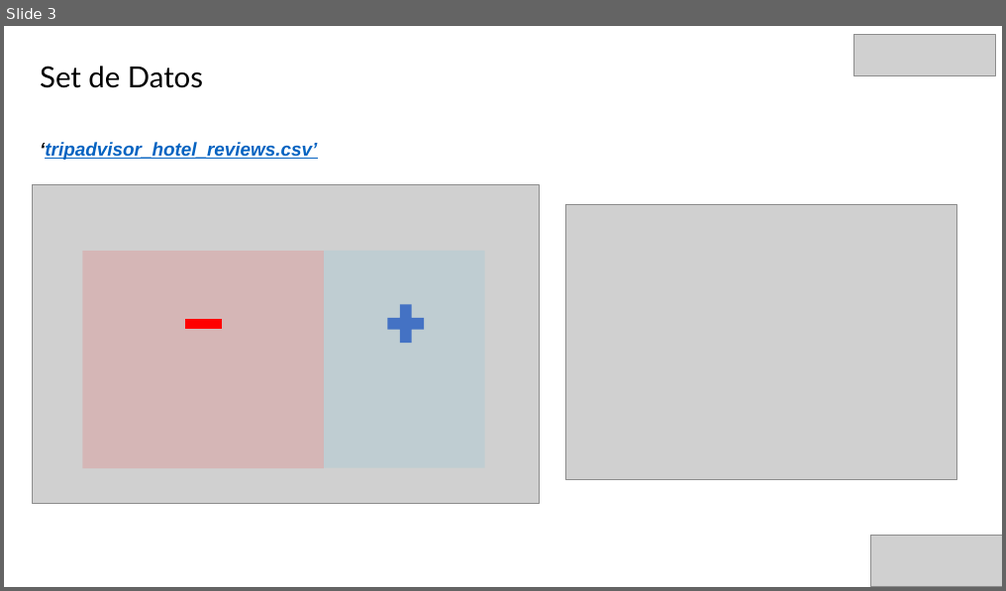
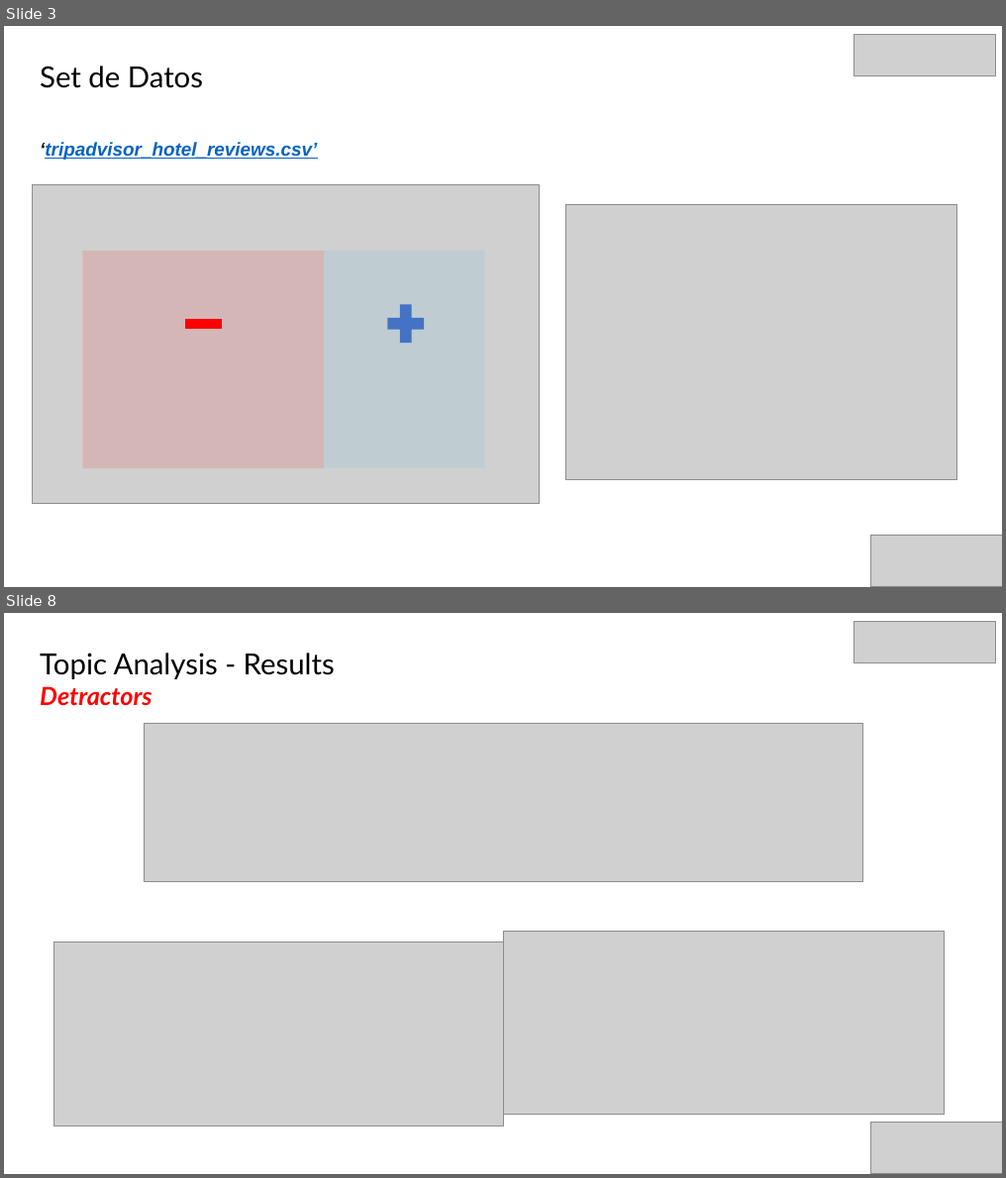
Before and after one commit to john30sg/TripAdvisorTopicModeling, a slide deck: TM_TP0G1_Zanelli_Spena_Sandoval_Biga.pptx. Shown one above the other, each under a label of ours: slide 3 before the commit, slides 3 and 8 after it; the slides between them are not shown. The pictures are 1006x591 and 1006x1178 pixels, drawn with LibreOffice and Linux fonts; fonts in the diff are those of the drawing; grey boxes stand for pictures. Boxes give left, top, right and bottom in pixels: in the first picture for what was removed or moved away, otherwise in the second. Text is boxed around its words. In the diff, an @@ line names an element or a change of style, - is before the commit and + after.

```diff
--- a/TM_TP0G1_Zanelli_Spena_Sandoval_Biga.pptx
+++ b/TM_TP0G1_Zanelli_Spena_Sandoval_Biga.pptx
@@ slide 8 added at <box>4,613,1002,1174</box>, background #FFFFFF @@
@@ picture added at <box>854,621,995,663</box> @@
@@ text added at <box>40,653,335,706</box>, 28 pt, text #000000 @@
+Topic Analysis - Results
+Detractors
@@ picture added at <box>144,724,862,881</box> @@
@@ picture added at <box>503,931,945,1115</box> @@
@@ picture added at <box>54,942,503,1126</box> @@
@@ picture added at <box>871,1122,1002,1174</box> @@
```
Also in this commit, not shown: 1 slide changed, 8 other slides added, 11 slides removed, 2 other files.
